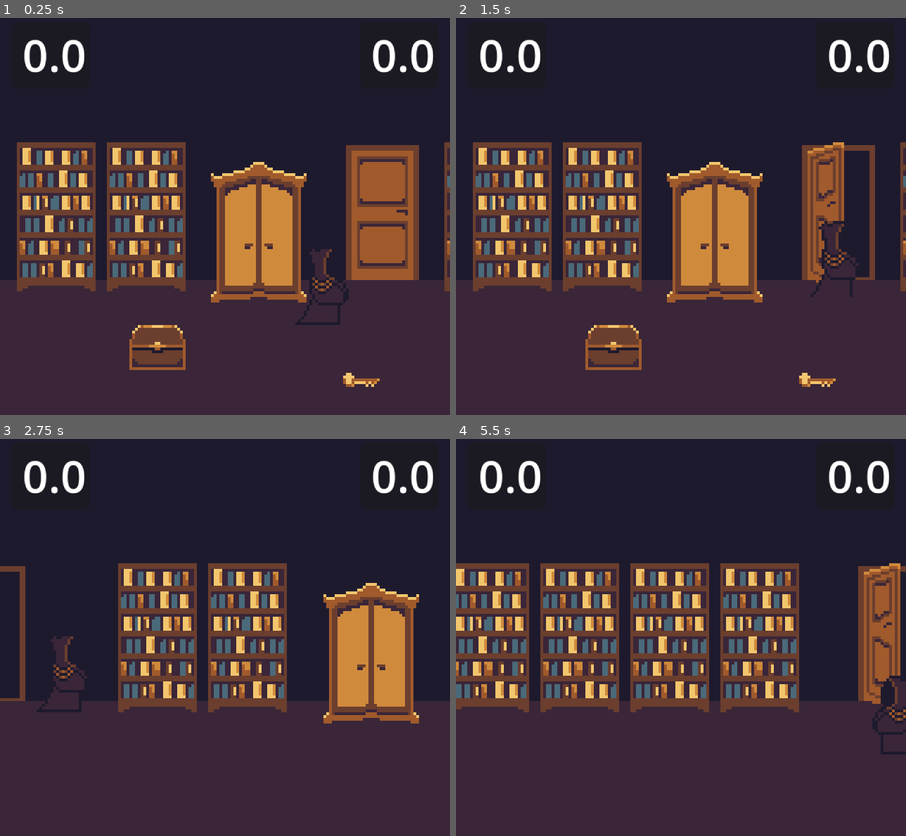
Above: before the commit, frames 1-4 (two rows, left to right).
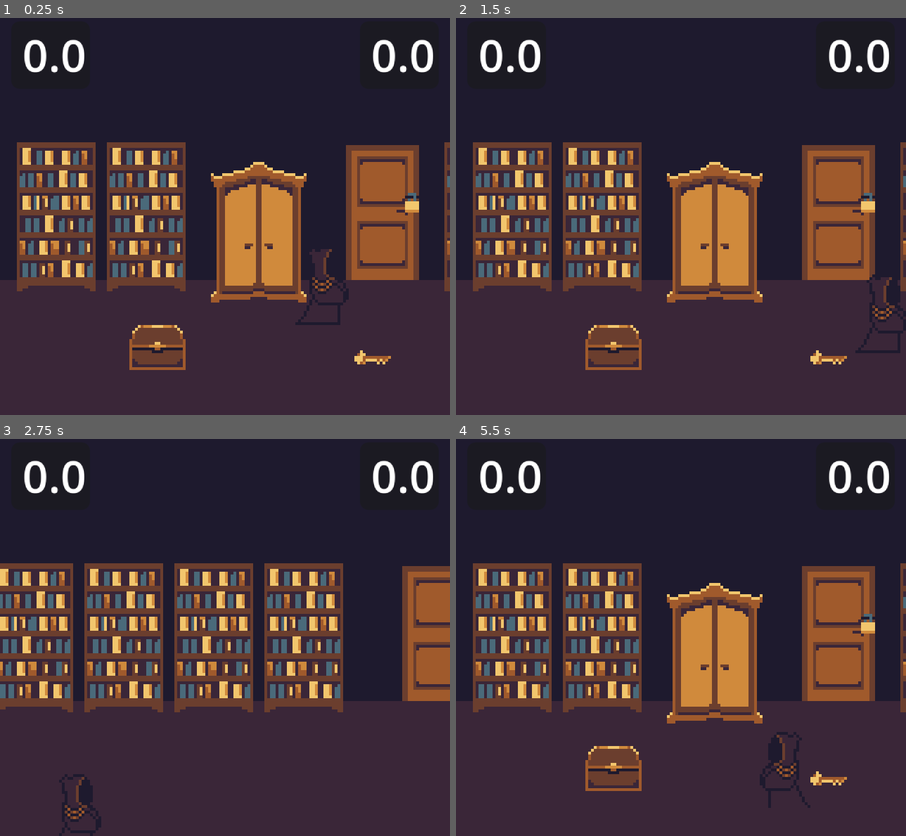
Above: after the commit, the same moments.

Repository: maskenary/gothic-game
Game: Godot game, scene res://Scenes/main.tscn
The game is run twice, just before and just after one commit, with the same random seed, the same clock (stepped at 60 frames per second) and the same inputs. Video files are missing from this copy of the repository; at most half a second of black plays in their place.
Inputs:
- Up to frame 1 (0.25 s): no input
- Up to frame 2 (1.5 s): tap Enter (ui_accept) at 0.5, 0.6, 0.77, 1.07, 1.35 s; hold Right (ui_right) 0.53-1.28 s; hold Down (ui_down) from 1.28 s (still down)
- Up to frame 3 (2.75 s): tap Enter (ui_accept) at 1.52, 1.82, 2.1 s; release Down (ui_down) at 2.03 s; hold Right (ui_right) from 2.03 s (still down)
- Up to frame 4 (5.5 s): release Right (ui_right) at 2.78 s; hold Up (ui_up) 2.78-3.53 s; tap Enter (ui_accept) at 2.85, 3.02, 3.32, 3.6, 3.77, 4.07, 4.35, 4.52, 4.82, 5.1 s; hold Left (ui_left) 3.53-5.03 s; hold Down (ui_down) from 5.03 s (still down)

The runs differ from the first frame. In frame 1, 0.4% of the frame differs, in the area x 76-94%, y 44-93%; in frame 2, 4.6%; in frame 3, 29%; in frame 4, 32%, in the area x 0-100%, y 31-93%.

Commit message:
add locked doors

Diff:
--- a/Scenes/door.tscn
+++ b/Scenes/door.tscn
@@ -1,6 +1,7 @@
 [gd_scene format=3 uid="uid://d3erh4u03paa0"]
 
 [ext_resource type="Script" uid="uid://ckrt2jtwpf8h" path="res://Scripts/door.gd" id="1_p0e35"]
+[ext_resource type="Texture2D" uid="uid://b84jj3k8r66ou" path="res://Assets/door_locked.png" id="2_fahql"]
 [ext_resource type="Texture2D" uid="uid://bagjembcaf1uh" path="res://Assets/door.png" id="2_p0e35"]
 
 [sub_resource type="AtlasTexture" id="AtlasTexture_fahql"]
@@ -17,6 +18,14 @@
 
 [sub_resource type="SpriteFrames" id="SpriteFrames_w6aom"]
 animations = [{
+"frames": [{
+"duration": 1.0,
+"texture": ExtResource("2_fahql")
+}],
+"loop": true,
+"name": &"locked",
+"speed": 5.0
+}, {
 "frames": [{
 "duration": 1.0,
 "texture": SubResource("AtlasTexture_fahql")
--- a/Scenes/world.tscn
+++ b/Scenes/world.tscn
@@ -101,6 +101,7 @@
 [node name="Door" parent="Props" unique_id=827367637 node_paths=PackedStringArray("destination") instance=ExtResource("4_5v1tr")]
 position = Vector2(136, 72)
 destination = NodePath("../Door2")
+locked = true
 
 [node name="Door2" parent="Props" unique_id=184398018 node_paths=PackedStringArray("destination") instance=ExtResource("4_5v1tr")]
 position = Vector2(316, 72)
@@ -111,13 +112,10 @@
 sprite_frames = SubResource("SpriteFrames_hptm8")
 
 [node name="Key" parent="." unique_id=743802743 instance=ExtResource("7_o06y3")]
-position = Vector2(128, 132)
+position = Vector2(132, 124)
 
 [node name="EnemyTrigger2" parent="." unique_id=486372839 instance=ExtResource("6_ikia7")]
 position = Vector2(32, 72)
-
-[node name="EnemyTrigger" parent="." unique_id=2019954403 instance=ExtResource("6_ikia7")]
-position = Vector2(228, 72)
 
 [node name="Player" parent="." unique_id=1445800171 instance=ExtResource("5_0fj1v")]
 position = Vector2(116, 96)
--- a/Scripts/door.gd
+++ b/Scripts/door.gd
@@ -9,18 +9,31 @@
 @export var locked = false
 var active = false
 
+func _ready() -> void:
+	if locked:
+		anim_sprite.play("locked")
+
 func _on_body_entered(body: Node2D) -> void:
-	active = true
-	if body.is_in_group("player"):
-		anim_sprite.play("open")
+		active = true
+		if body.is_in_group("player") && !locked:
+			anim_sprite.play("open")
 
 func _on_body_exited(body: Node2D) -> void:
-	active = false
-	if body.is_in_group("player"):
-		anim_sprite.play_backwards("open")
+		active = false
+		if body.is_in_group("player") && !locked:
+			anim_sprite.play_backwards("open")
 
 func _process(delta: float) -> void:
 	if Input.is_action_just_released("ui_accept") && active && player.can_interact:
-		player.global_position = destination.global_position
-		player.global_position.y += 12 # ADJUSTMENT, CHANGE THIS LATER, RETARD CODING
-		destination.anim_sprite.set_frame(2)
+		if locked:
+			var key_index = player.inventory.find("key")
+			print(key_index)
+			if key_index != -1:
+				player.inventory.remove_at(key_index)
+				print(player.inventory)
+				locked = false
+				anim_sprite.play("open")
+		else:
+			player.global_position = destination.global_position
+			player.global_position.y += 12 # ADJUSTMENT, CHANGE THIS LATER, RETARD CODING
+			destination.anim_sprite.set_frame(2)
Binary file added: Assets/door_locked.png
Not shown, added: Assets/door_locked.png.import
